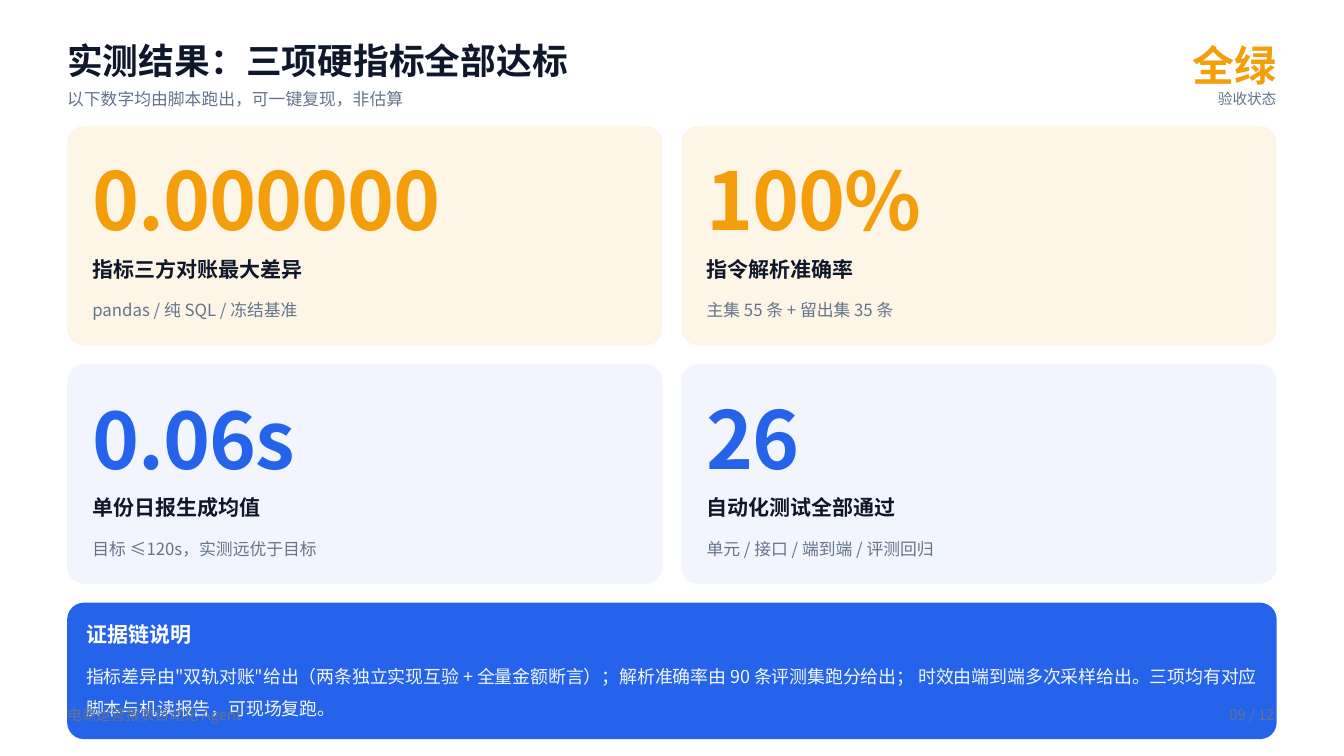
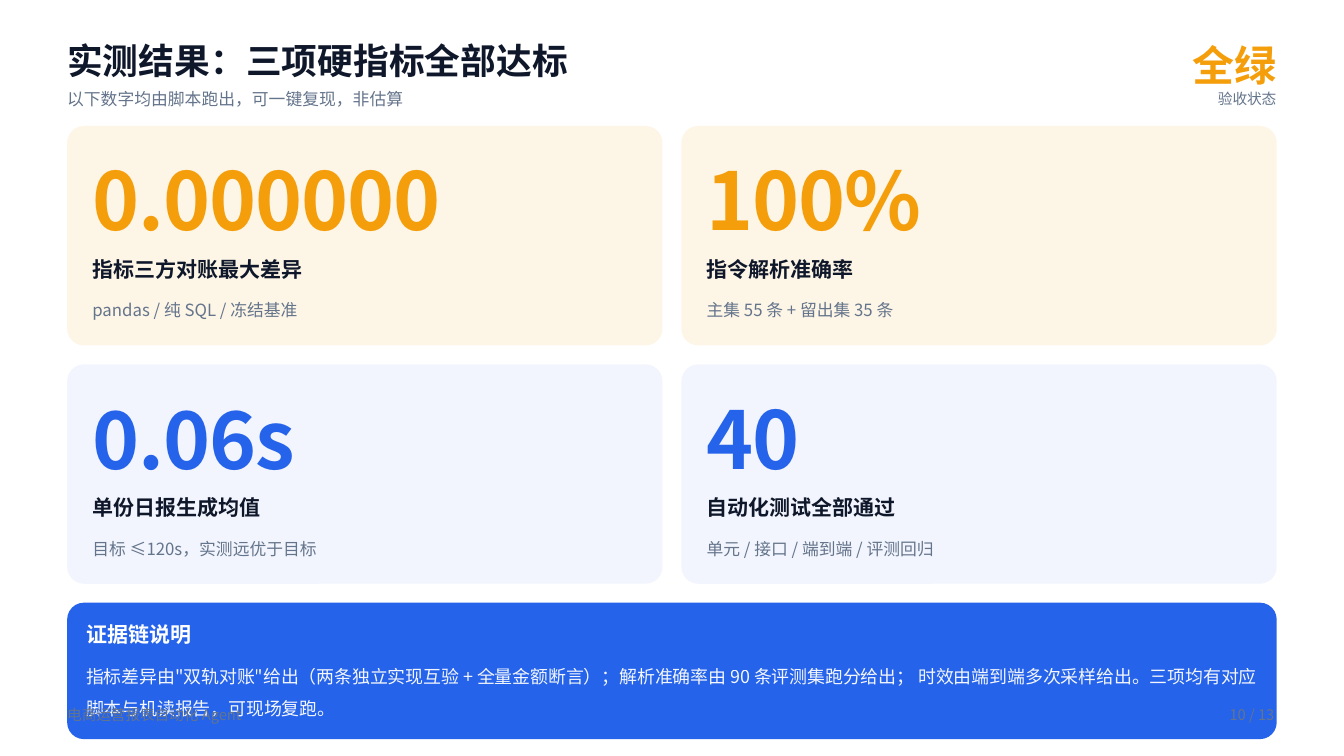
Before and after one commit to KakA82888/dev_master, a slide deck: slide 10 of deliver/电商运营报表自动化Agent/03.ppt/电商运营报表自动化Agent.pptx (slide 9 before the commit). Drawn at 1344x756 pixels with LibreOffice and Linux fonts; fonts in the diff are those of the drawing. Boxes give left, top, right and bottom in pixels: in the first picture for what was removed or moved away, otherwise in the second. Text is boxed around its words. In the diff, an @@ line names an element or a change of style, - is before the commit and + after.

```diff
--- a/deliver/电商运营报表自动化Agent/03.ppt/电商运营报表自动化Agent.pptx
+++ b/deliver/电商运营报表自动化Agent/03.ppt/电商运营报表自动化Agent.pptx
@@ text at [707, 409, 800, 470]: text changed @@
-26
+40
```
Also in this commit, not shown: 9 other slides changed, 1 slide added, 2 other files.
